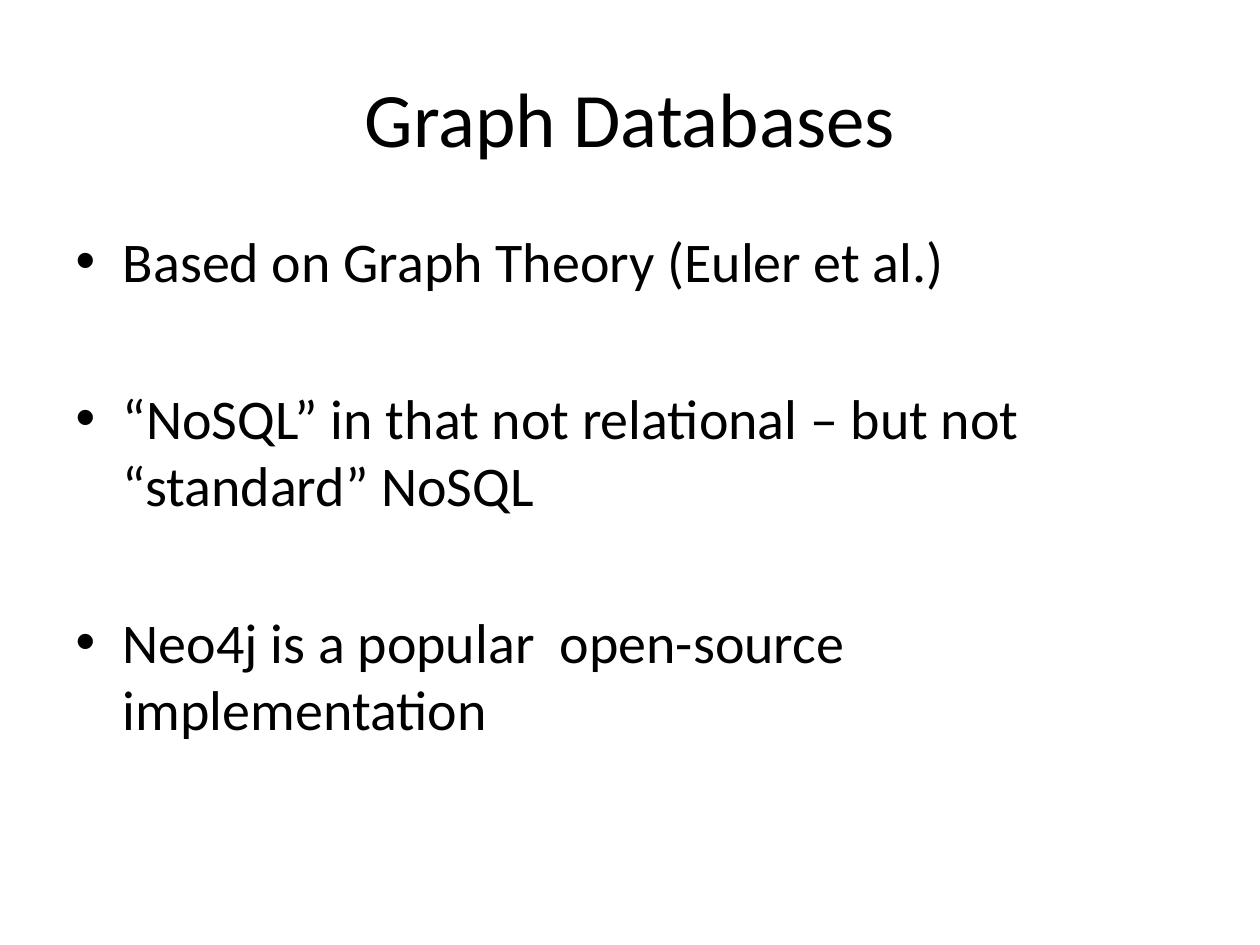
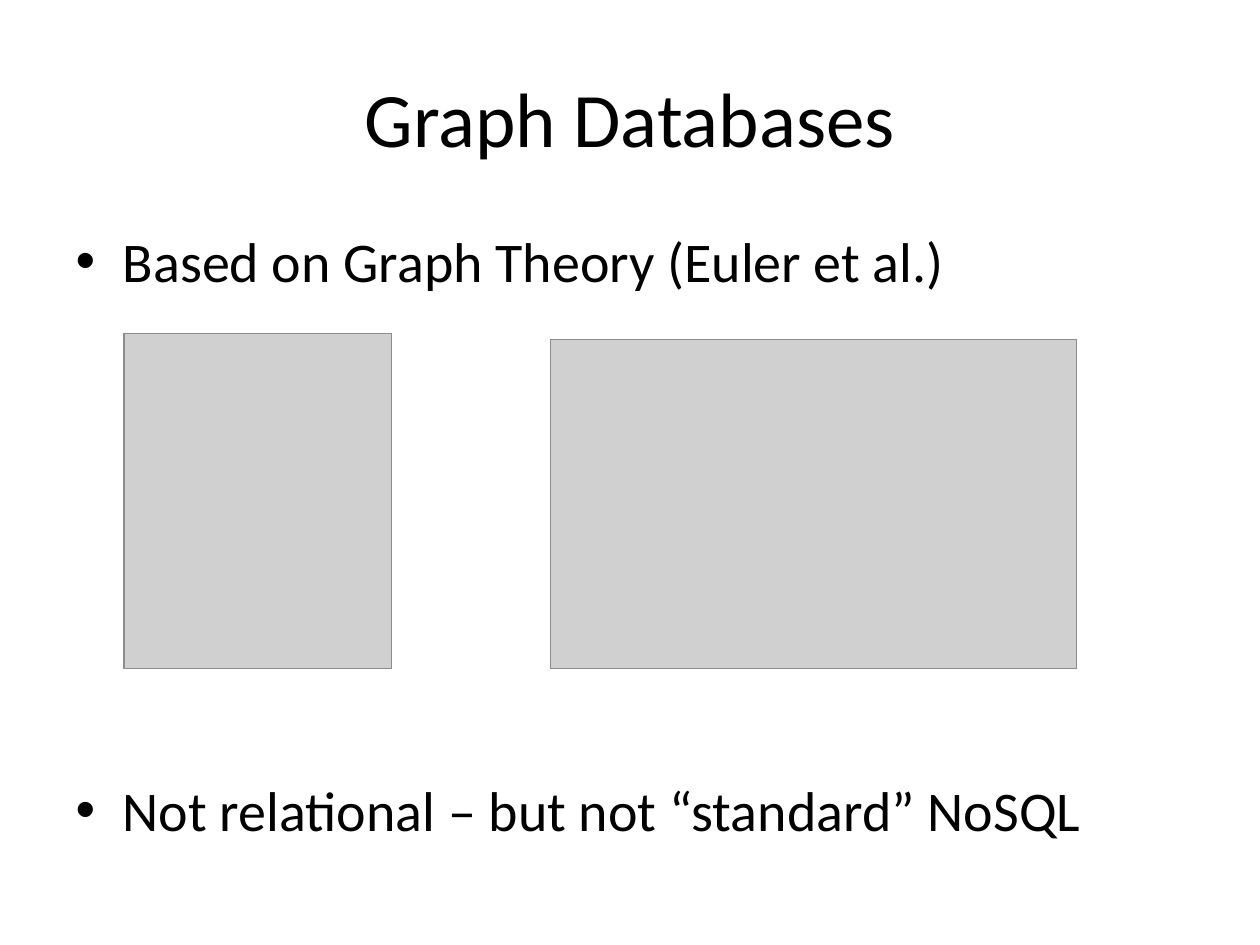
Before and after one commit to alexdgarland/database-demos, a slide deck: slide 54 of Slides/Not Only SQL - Picking A Database for DotNET.pptx. Drawn at 1260x945 pixels with LibreOffice and Linux fonts; fonts in the diff are those of the drawing; grey boxes stand for pictures. Boxes give left, top, right and bottom in pixels: in the first picture for what was removed or moved away, otherwise in the second. Text is boxed around its words. In the diff, an @@ line names an element or a change of style, - is before the commit and + after.

```diff
--- a/Slides/Not Only SQL - Picking A Database for DotNET.pptx
+++ b/Slides/Not Only SQL - Picking A Database for DotNET.pptx
@@ picture added at (123,334,392,669) @@
@@ picture added at (551,340,1076,669) @@
@@ text at (123,790,1081,839): text changed @@
-• “NoSQL” in that not relational – but not “standard” NoSQL
-• Neo4j is a popular open-source implementation
+• Not relational – but not “standard” NoSQL
```
Also in this commit, not shown: 1 other slide changed, 1 slide added, 1 slide removed, 2 other files.
